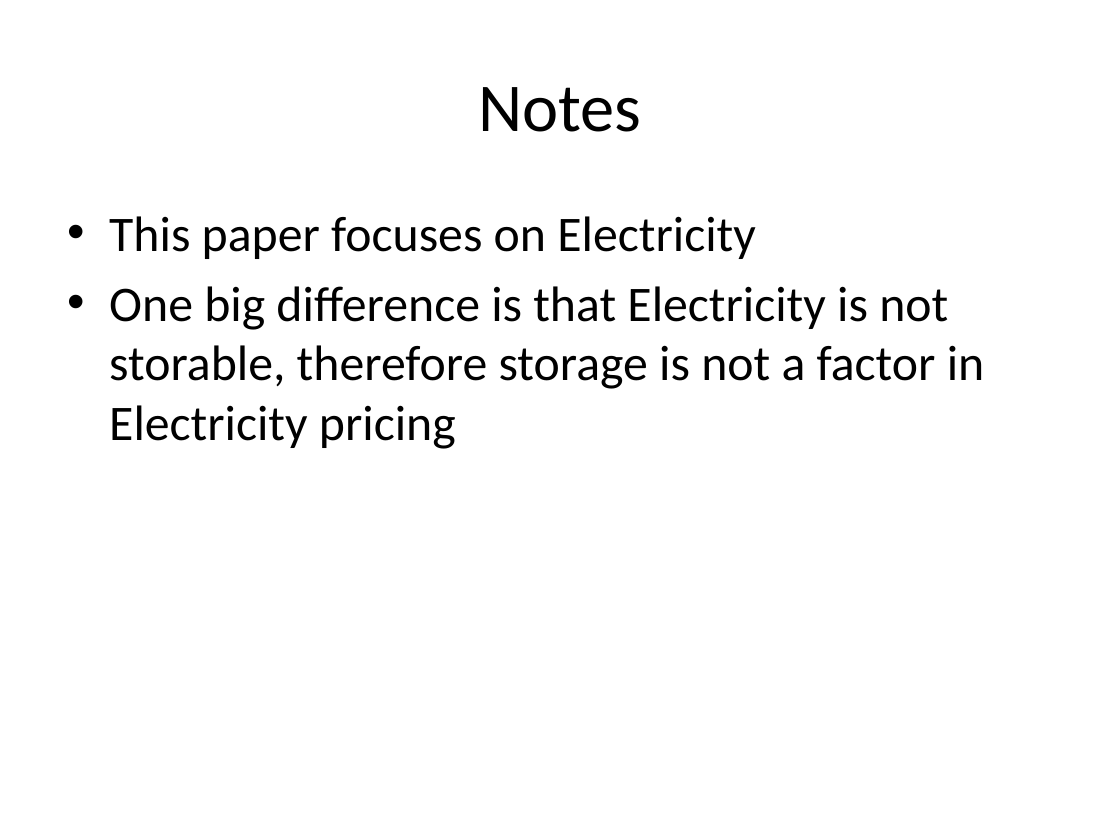
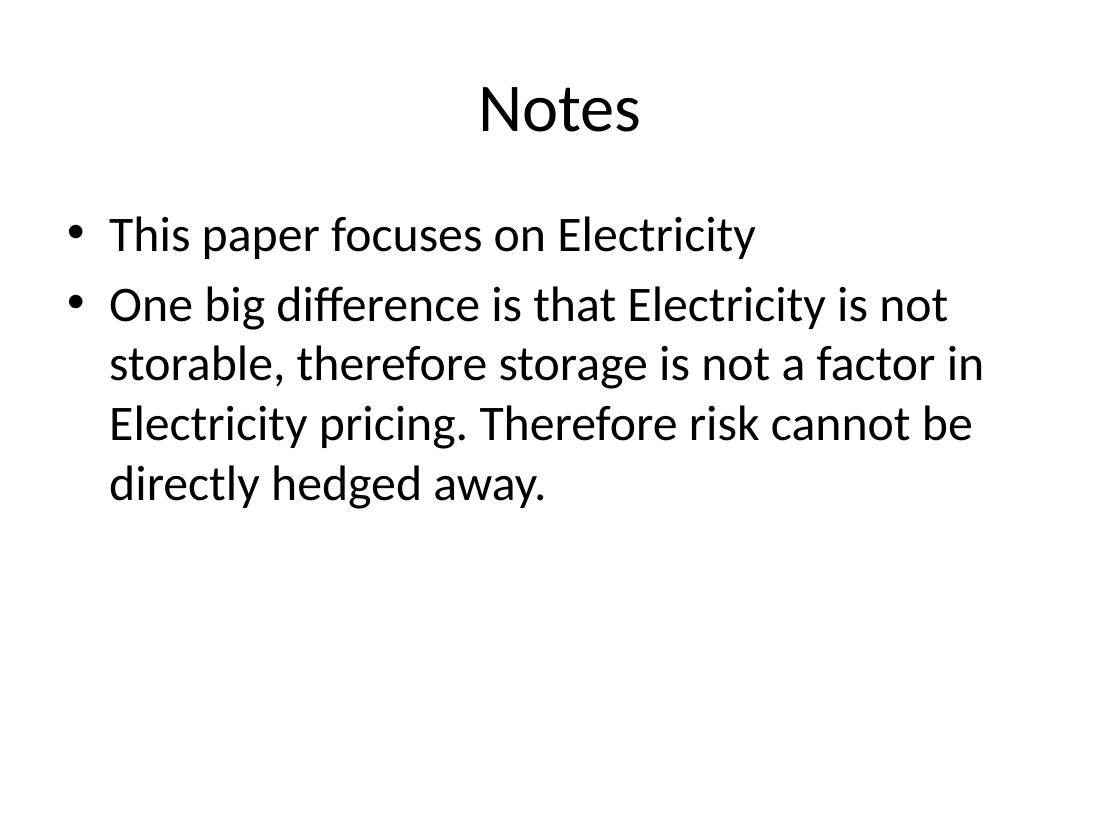
Before and after one commit to quantbin/xpl, a slide deck: slide 7 of energy.pptx. Drawn at 1120x840 pixels with LibreOffice and Linux fonts; fonts in the diff are those of the drawing. Boxes give left, top, right and bottom in pixels: in the first picture for what was removed or moved away, otherwise in the second. Text is boxed around its words. In the diff, an @@ line names an element or a change of style, - is before the commit and + after.

```diff
--- a/energy.pptx
+++ b/energy.pptx
@@ text at (109,286,985,509): text changed @@
-• One big difference is that Electricity is not storable, therefore storage is not a factor in Electricity pricing
+• One big difference is that Electricity is not storable, therefore storage is not a factor in Electricity pricing. Therefore risk cannot be directly hedged away.
```
Also in this commit, not shown: 10 other slides changed, 9 slides added.
